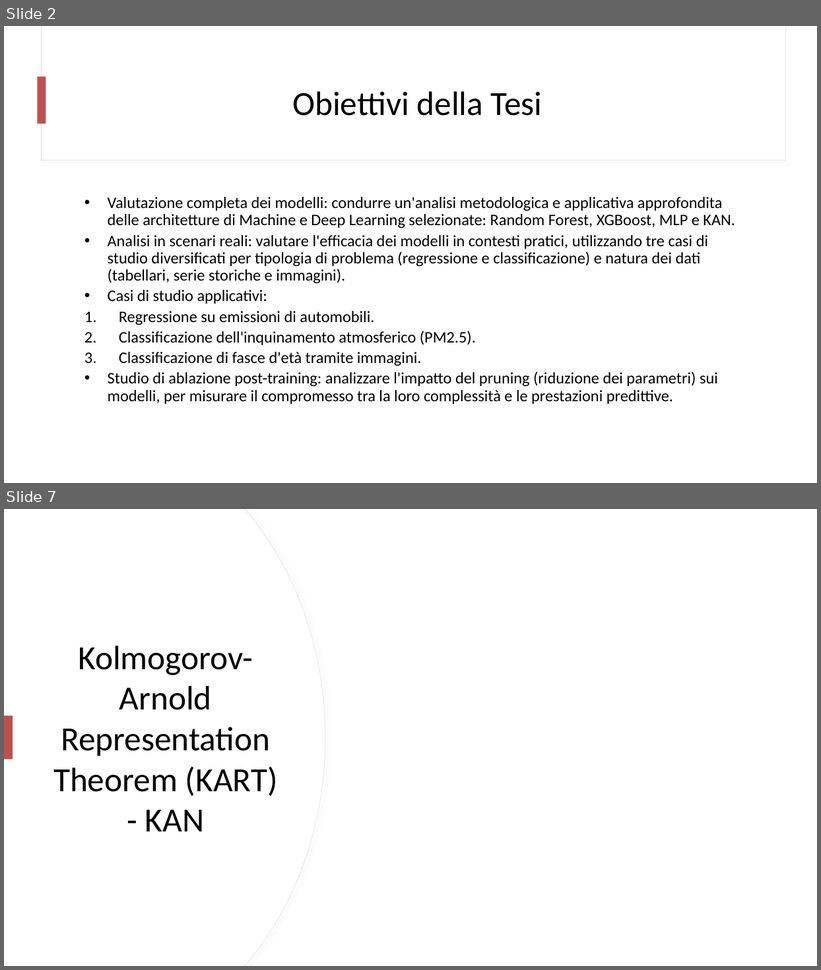
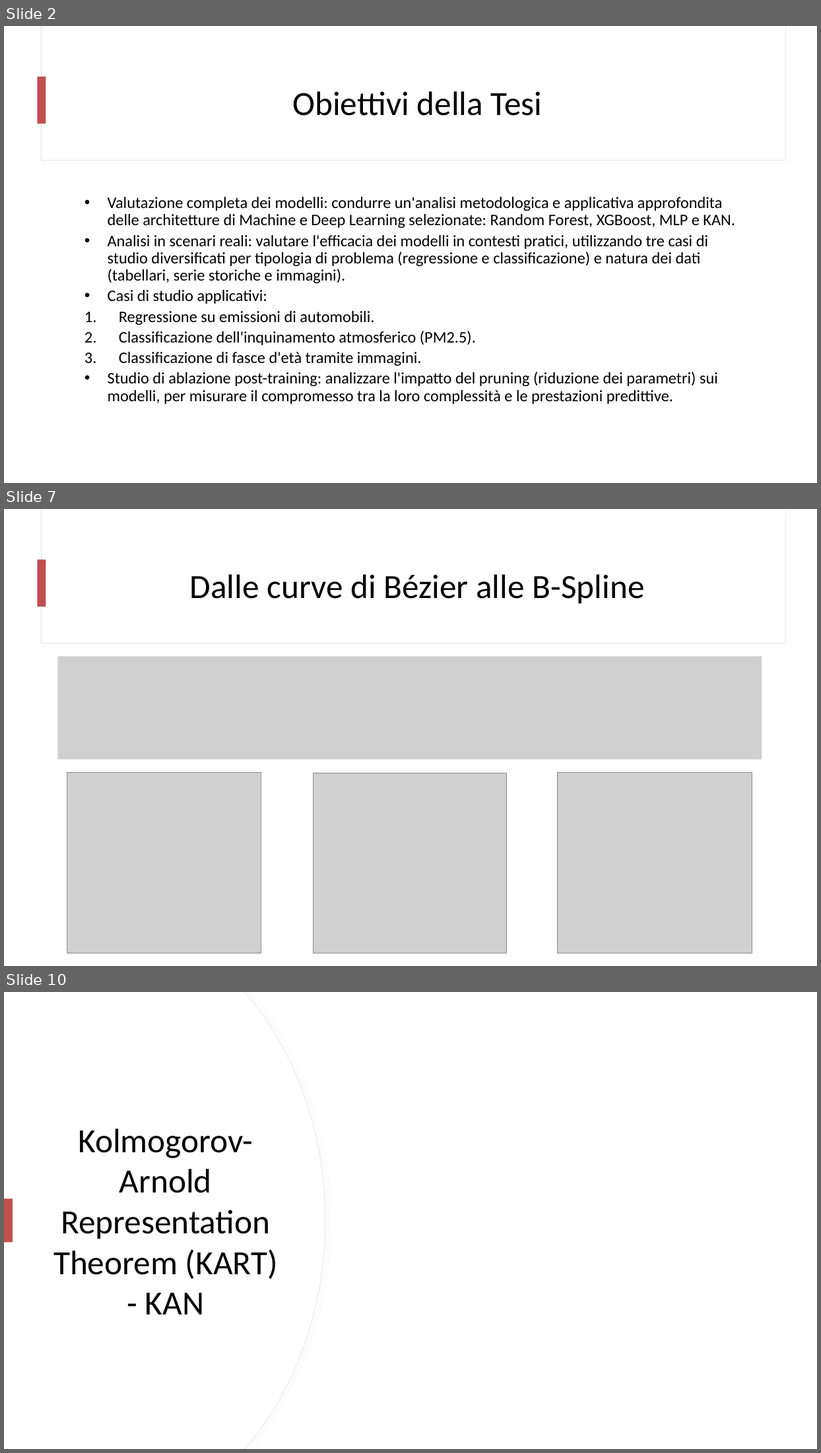
Before and after one commit to mtomas03/Thesis_Paper, a slide deck: Presentation.pptx. Shown one above the other, each under a label of ours: slides 2 and 7 before the commit, slides 2, 7 and 10 after it; the slides between them are not shown. The pictures are 821x970 and 821x1453 pixels, drawn with LibreOffice and Linux fonts; fonts in the diff are those of the drawing; grey boxes stand for pictures. Boxes give left, top, right and bottom in pixels: in the first picture for what was removed or moved away, otherwise in the second. Text is boxed around its words. In the diff, an @@ line names an element or a change of style, - is before the commit and + after.

```diff
--- a/Presentation.pptx
+++ b/Presentation.pptx
@@ slide 7 added at (4,509,817,966), background #FFFFFF @@
@@ rectangle added at (41,509,786,644), fill #FFFFFF, outline #E1E1E1 0.75 pt @@
@@ rectangle added at (42,509,786,643), fill #FFFFFF @@
@@ rectangle added at (38,560,46,607), fill #C0504D @@
@@ title added at (190,574,645,604), 40 pt, text #000000 @@
+Dalle curve di Bézier alle B-Spline
@@ picture added at (57,657,762,760) @@
@@ picture added at (67,773,261,954) @@
@@ picture added at (314,773,507,954) @@
@@ picture added at (557,772,752,954) @@
@@ what was slide 7 is now slide 10 @@
```
Also in this commit, not shown: 1 slide changed, 7 other slides added, 3 slides removed.
